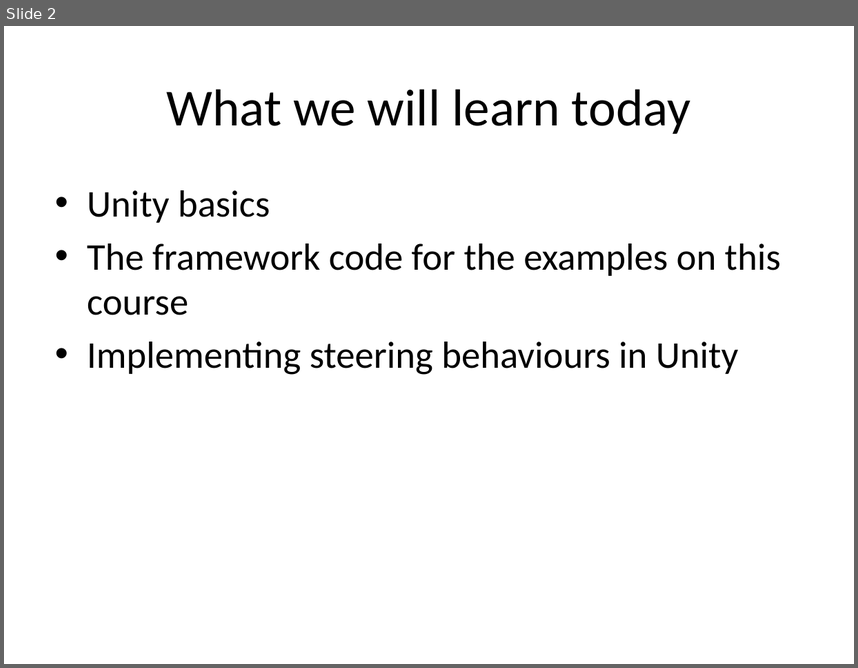
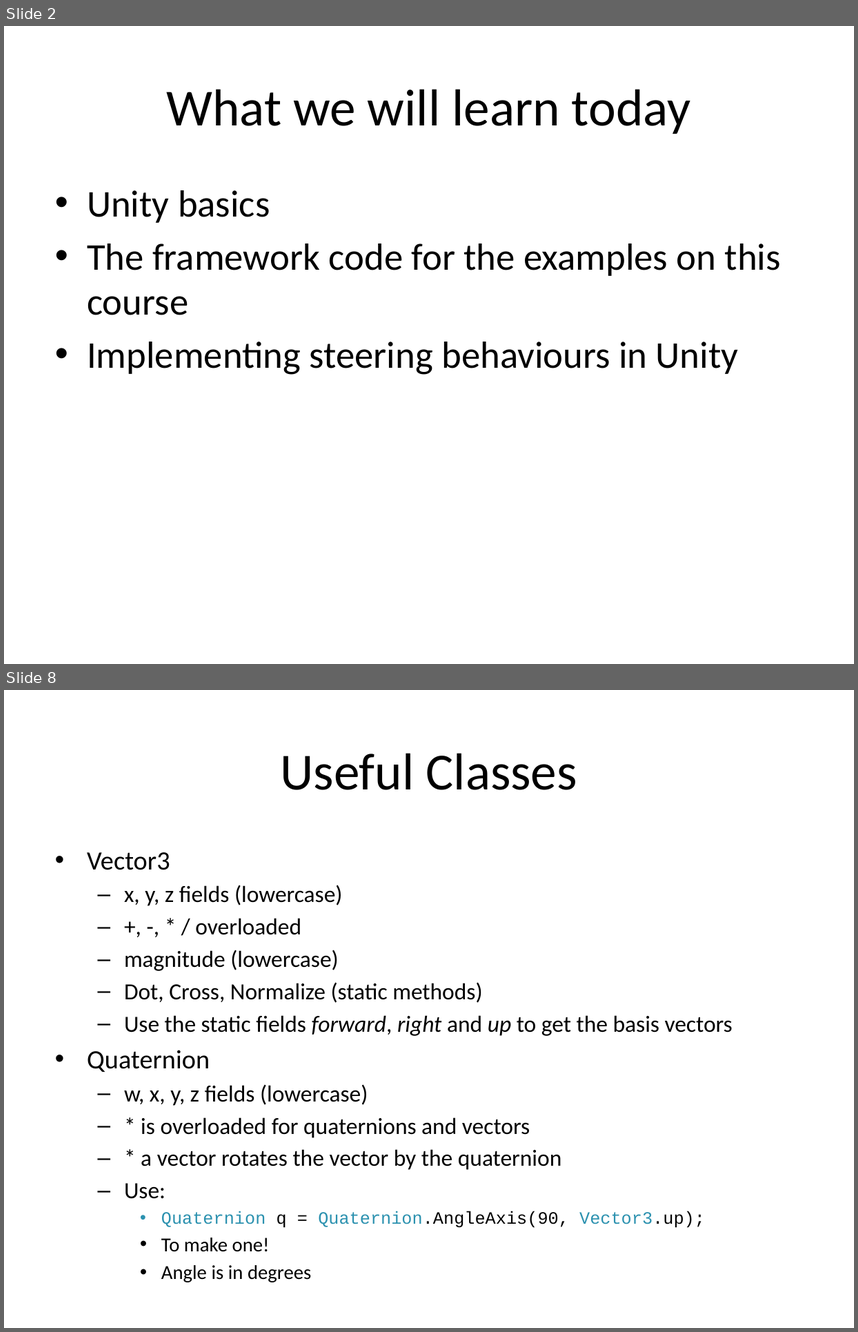
Before and after one commit to skooter500/UnitySteeringBehaviours, a slide deck: Lectures/Game AI 3.pptx. Shown one above the other, each under a label of ours: slide 2 before the commit, slides 2 and 8 after it; the slides between them are not shown. The pictures are 858x668 and 858x1332 pixels, drawn with LibreOffice and Linux fonts; fonts in the diff are those of the drawing; background and template pictures are left out. Boxes give left, top, right and bottom in pixels: in the first picture for what was removed or moved away, otherwise in the second. Text is boxed around its words. In the diff, an @@ line names an element or a change of style, - is before the commit and + after.

```diff
--- a/Lectures/Game AI 3.pptx
+++ b/Lectures/Game AI 3.pptx
@@ slide 8 added at <box>4,690,854,1328</box>, background #FFFFFF @@
@@ title added at <box>280,753,577,790</box>, 44 pt, text #000000 @@
+Useful Classes
@@ text added at <box>87,852,733,1252</box>, 19.6 pt, text #000000 @@
+• Vector3
+  – x, y, z fields (lowercase)
+  – +, -, * / overloaded
+  – magnitude (lowercase)
+  – Dot, Cross, Normalize (static methods)
+  – Use the static fields forward, right and up to get the basis vectors
+• Quaternion
+  – w, x, y, z fields (lowercase)
+  – * is overloaded for quaternions and vectors
+  – * a vector rotates the vector by the quaternion
+  – Use:
+    • Quaternion q = Quaternion.AngleAxis(90, Vector3.up);
+    • To make one!
+    • Angle is in degrees
```
Also in this commit, not shown: 22 other slides added, 19 other files.
